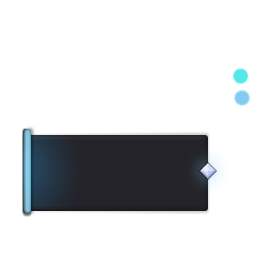
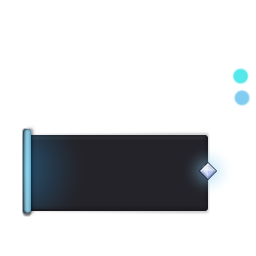
Layer changes from the first 256x256 image to the second:
added layer "Gem copy" in group "Group 4" over [186, 149, 229, 193]
